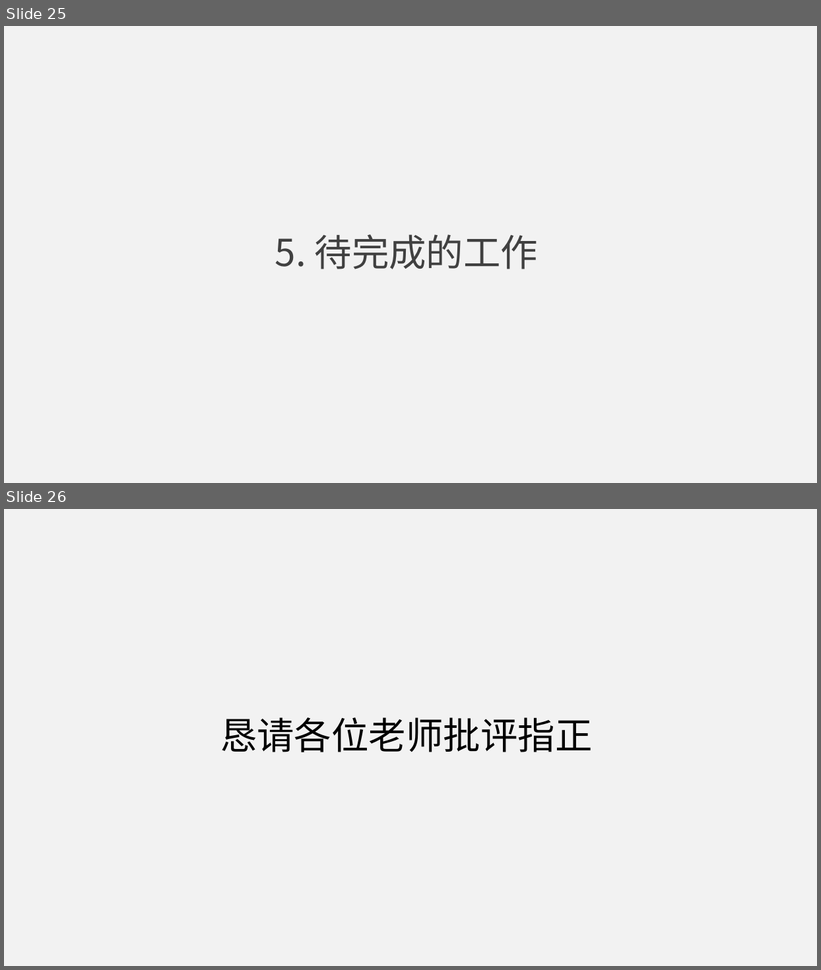
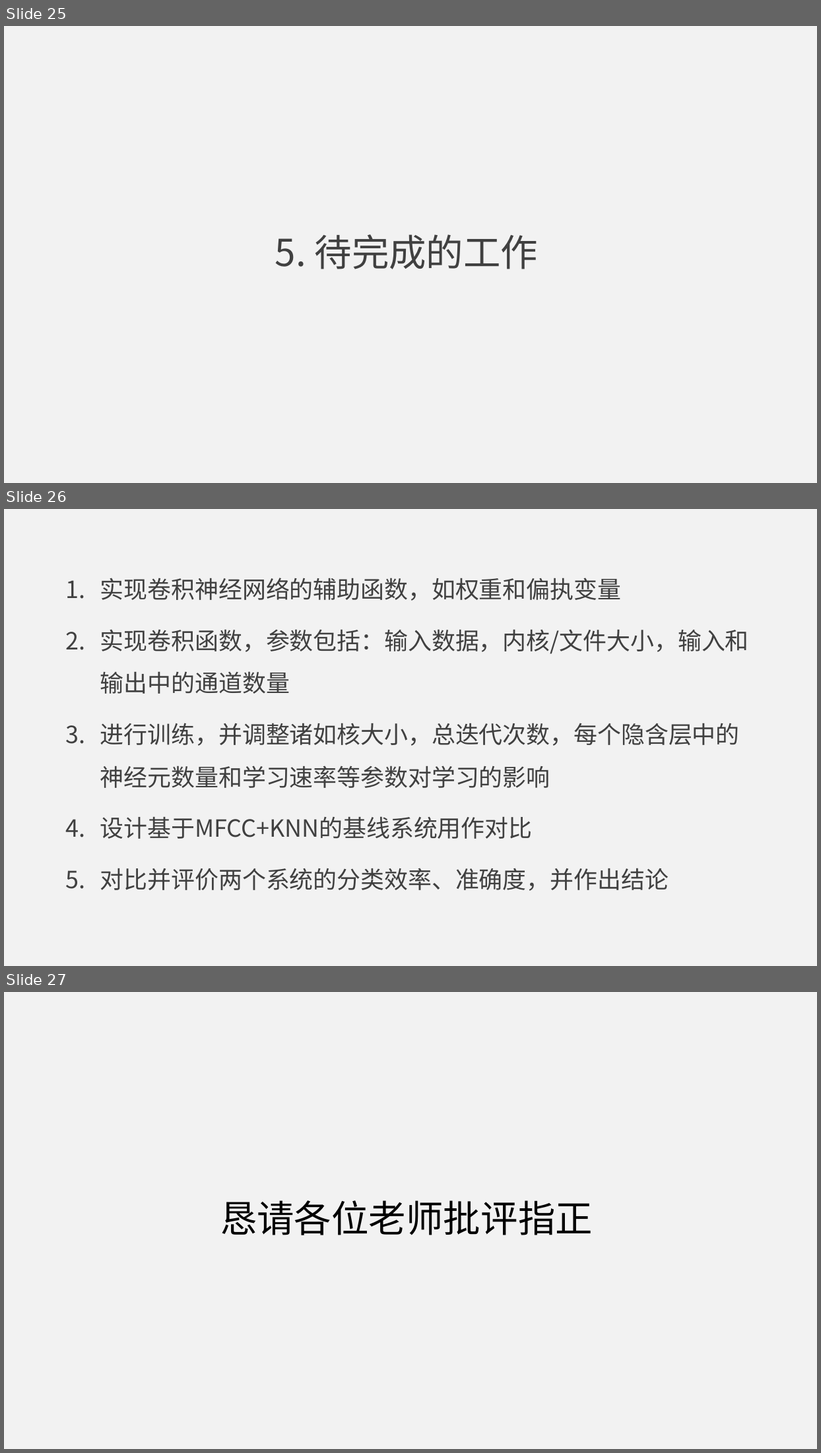
Before and after one commit to jumper3/paper, a slide deck: 开题报告/答辩.pptx. Shown one above the other, each under a label of ours: slides 25 and 26 before the commit, slides 25, 26 and 27 after it. The pictures are 821x970 and 821x1453 pixels, drawn with LibreOffice and Linux fonts; fonts in the diff are those of the drawing. Boxes give left, top, right and bottom in pixels: in the first picture for what was removed or moved away, otherwise in the second. Text is boxed around its words. In the diff, an @@ line names an element or a change of style, - is before the commit and + after.

```diff
--- a/开题报告/答辩.pptx
+++ b/开题报告/答辩.pptx
@@ slide 26 added at box(4, 509, 817, 966), background #F2F2F2 @@
@@ text added at box(100, 578, 749, 891), 28 pt, text #404040 @@
+1. 实现卷积神经网络的辅助函数，如权重和偏执变量
+2. 实现卷积函数，参数包括：输入数据，内核/文件大小，输入和输出中的通道数量
+3. 进行训练，并调整诸如核大小，总迭代次数，每个隐含层中的神经元数量和学习速率等参数对学习的影响
+4. 设计基于MFCC+KNN的基线系统用作对比
+5. 对比并评价两个系统的分类效率、准确度，并作出结论
@@ what was slide 26 is now slide 27 @@
```
Also in this commit, not shown: 8 slides changed, 3 other slides added, 3 slides removed, 2 other files.
